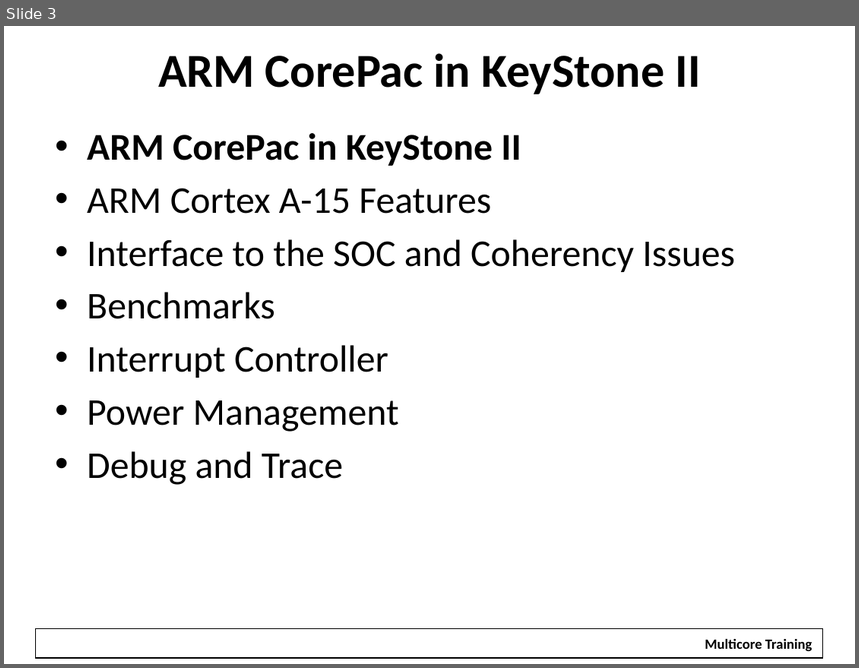
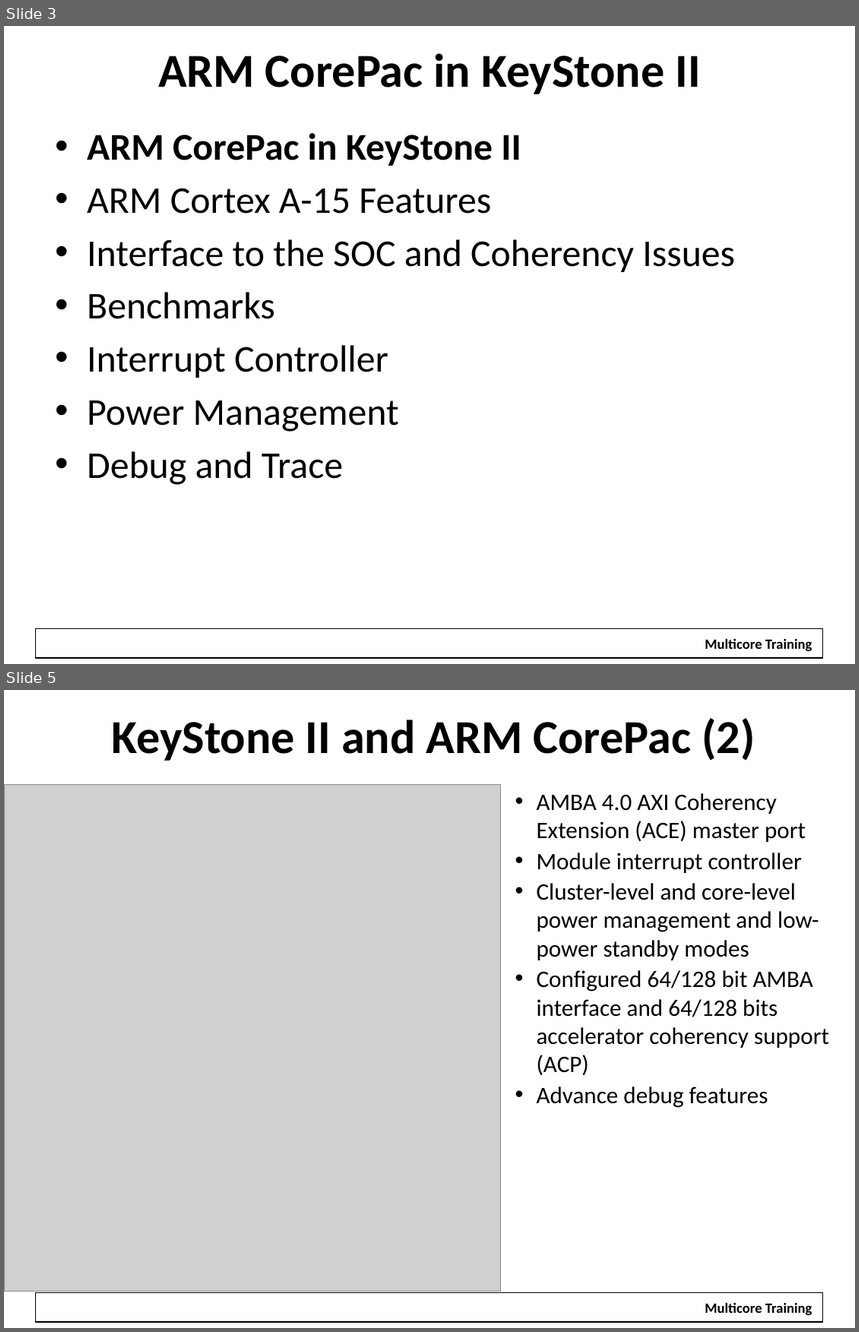
Before and after one commit to hari1989/keystone-workshop, a slide deck: preliminary/Working/presentations/KeyStoneII ARM Overview.pptx. Shown one above the other, each under a label of ours: slide 3 before the commit, slides 3 and 5 after it; the slides between them are not shown. The pictures are 859x668 and 859x1332 pixels, drawn with LibreOffice and Linux fonts; fonts in the diff are those of the drawing; grey boxes stand for pictures; background and template pictures are left out. Boxes give left, top, right and bottom in pixels: in the first picture for what was removed or moved away, otherwise in the second. Text is boxed around its words. In the diff, an @@ line names an element or a change of style, - is before the commit and + after.

Commit message:
Small changes,  re-arrange the debug section

```diff
--- a/preliminary/Working/presentations/KeyStoneII ARM Overview.pptx
+++ b/preliminary/Working/presentations/KeyStoneII ARM Overview.pptx
@@ slide 5 added at (4,690,855,1328), background #FFFFFF; not listed: 2 template elements that a slide beside it also shows @@
@@ title added at (112,718,755,761), 40 pt, text #000000, bold @@
+KeyStone II and ARM CorePac (2)
@@ picture added at (4,784,501,1292) @@
@@ rectangle added at (35,783,249,847), fill #FFFFFF @@
@@ text added at (537,793,829,1108), 20 pt, text #000000 @@
+• AMBA 4.0 AXI Coherency Extension (ACE) master port
+• Module interrupt controller
+• Cluster-level and core-level power management and low-power standby modes
+• Configured 64/128 bit AMBA interface and 64/128 bits accelerator coherency support (ACP)
+• Advance debug features
```
Also in this commit, not shown: 7 slides changed, 6 other slides added, 1 slide removed.
